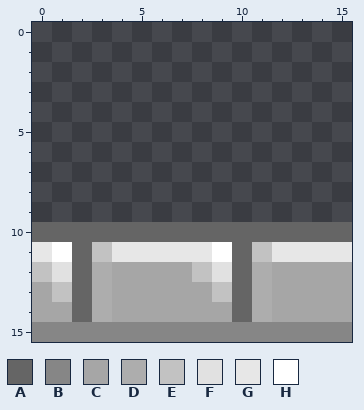
Pixel-art file, stored at Assets/Sprites/Game/Floors/Tile_Wall_Top_Stonebrick.aseprite. The first picture shows the starting point.
16x16 pixels, 1 frame. Colours within 5 levels of each other are drawn and written as one.
Palette (. is transparent): A #656565  B #868686  C #a6a6a6  D #adadad  E #c2c2c2  F #e1e1e1  G #e7e7e7  H #ffffff
Pixels before, first column x 0:
10 AAAAAAAAAAAAAAAA
11 GHAEGGGGGHAEGGGG
12 EFADCCCCEFADCCCC
13 CEADCCCCCEADCCCC
14 CCADCCCCCCADCCCC
15 BBBBBBBBBBBBBBBB
After:
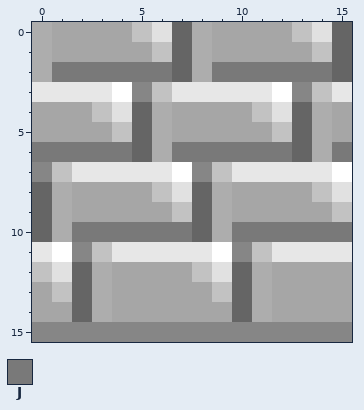
Colours new in this view: J #797979
The exact change:
Changed rows in their new state; - is an unchanged pixel.
first column x 0:
 0 DCCCCEFADCCCCEFA
 1 DCCCCCEADCCCCCEA
 2 DJJJJJJADJJJJJJA
 3 GGGGHBEGGGGGHBEG
 4 CCCEFADCCCCEFADC
 5 CCCCEADCCCCCEADC
 6 JJJJJADJJJJJJADJ
 7 BEGGGGGHBEGGGGGH
 8 ADCCCCEFADCCCCEF
 9 ADCCCCCEADCCCCCE
10 -DJJJJJJ-DJJJJJJ
11 --B-------B-----
Where, in picture pixels (left, top, right, bottom), the same in both pictures:
changed: (32, 22, 352, 262)
